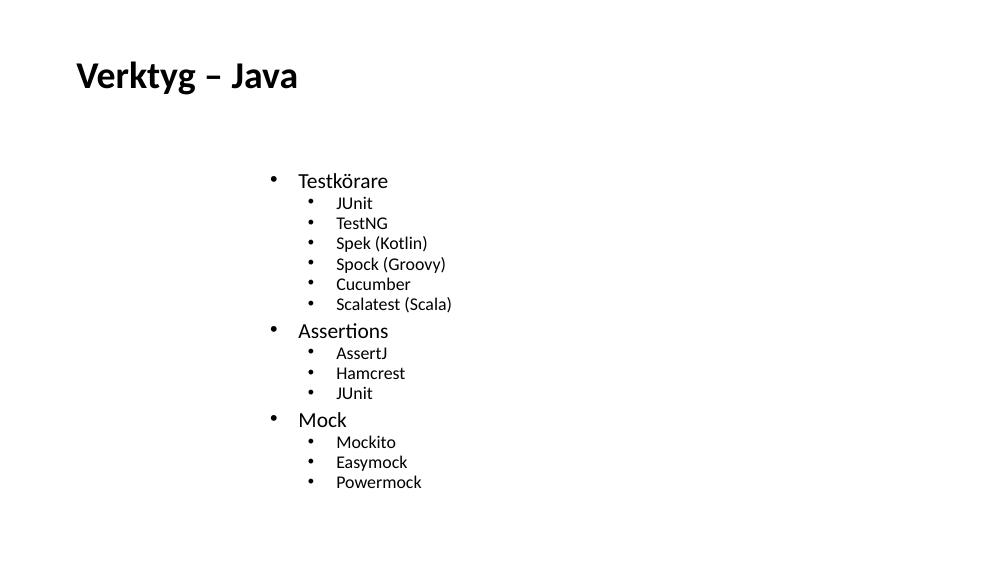
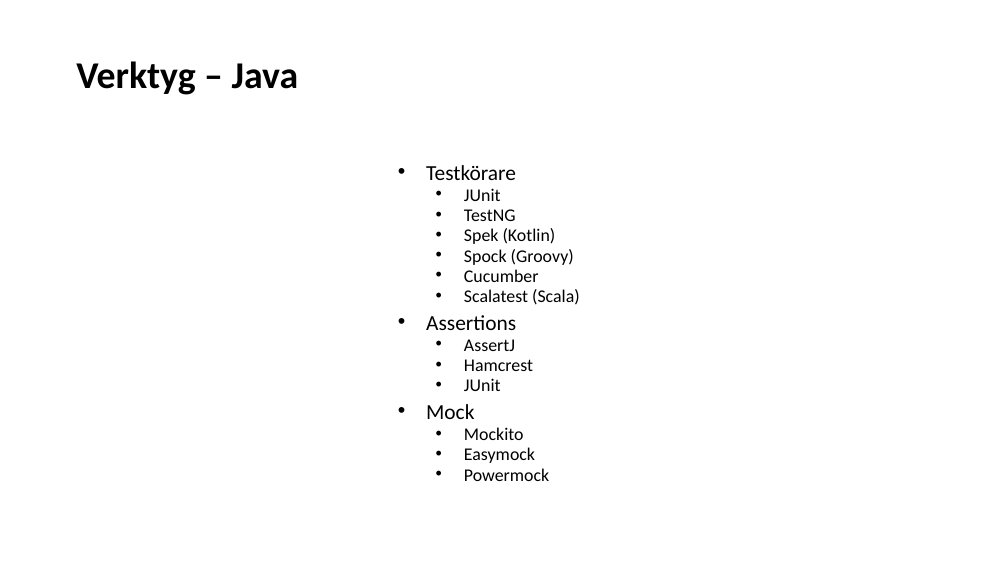
Before and after one commit to Omegapoint/tdd-lab, a slide deck: slide 10 of TDD-Presentation.pptx (slide 9 before the commit). Drawn at 1008x567 pixels with LibreOffice and Linux fonts; fonts in the diff are those of the drawing. Boxes give left, top, right and bottom in pixels: in the first picture for what was removed or moved away, otherwise in the second. Text is boxed around its words. In the diff, an @@ line names an element or a change of style, - is before the commit and + after.

Commit message:
add slides to ppt and one simple test

```diff
--- a/TDD-Presentation.pptx
+++ b/TDD-Presentation.pptx
@@ subtitle "Testkörare": place and size @@
-subtitle "Testkörare" at (298, 173, 452, 488)
+subtitle "Testkörare" at (426, 165, 580, 481)
```
Also in this commit, not shown: 6 other slides changed, 1 slide added, 5 other files.
